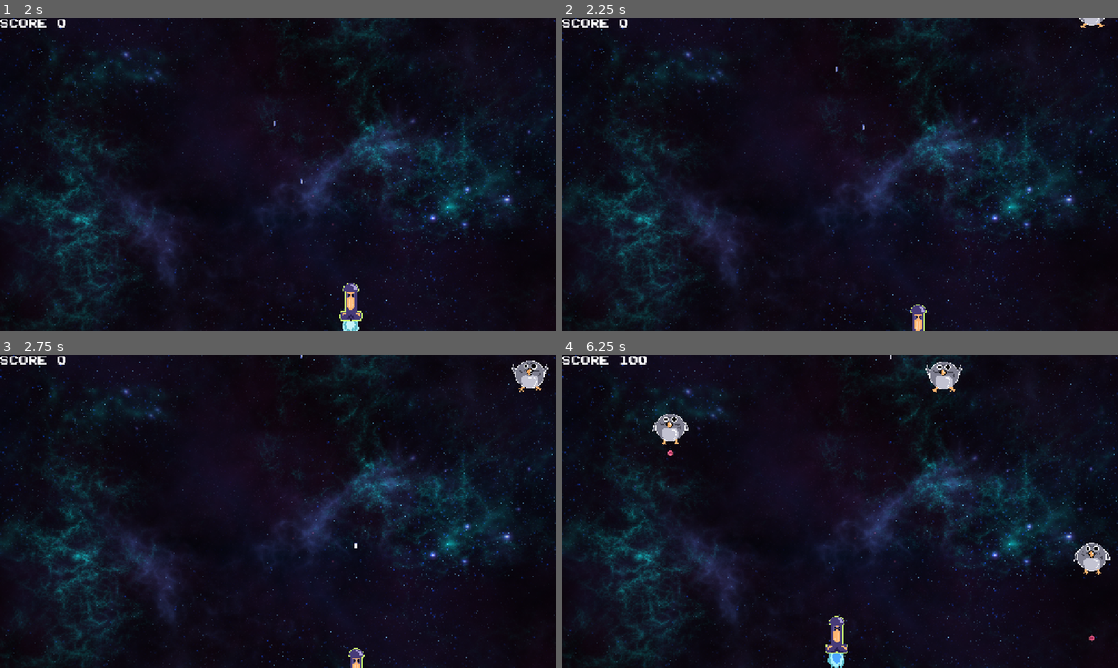
Above: before the commit, frames 1-4 (two rows, left to right).
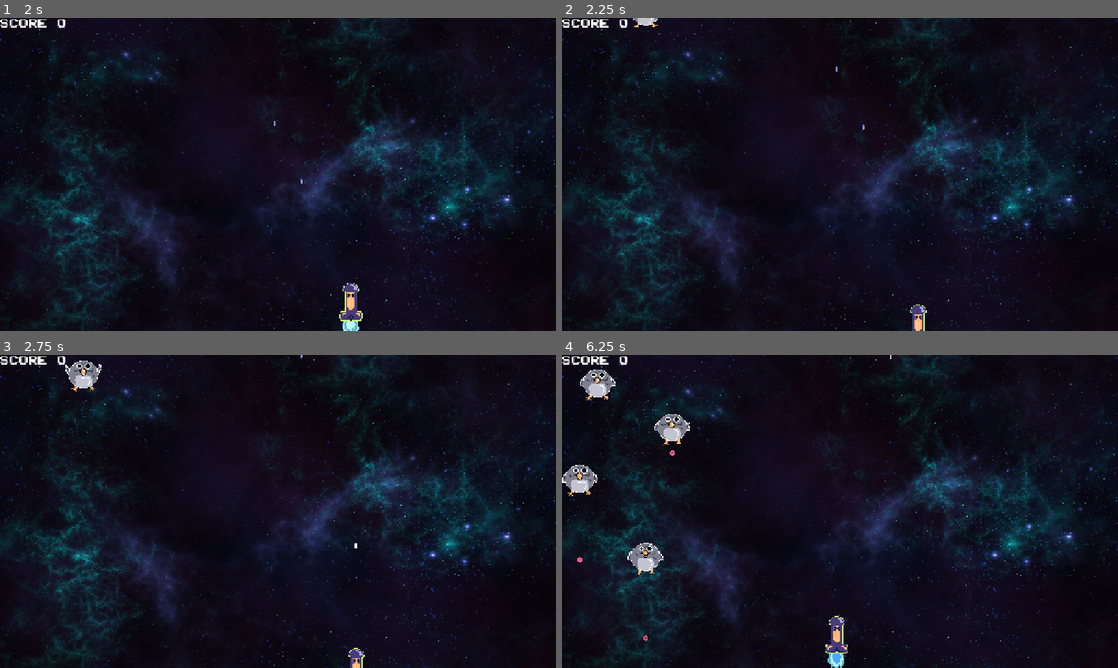
Above: after the commit, the same moments.

Repository: fabiolrodriguez/k-raio
Game: Godot game, scene res://scenes/main_menu/main_menu.tscn
Two runs of this game, one before a commit and one after it. Both use one fixed random seed, a clock stepped at 60 frames per second and the inputs below.
Inputs (mouse positions are in pixels of both pictures, inside the frame that each line leads up to):
- Up to frame 1 (2 s): click "START" at 0.5 s; tap Enter (ui_accept) at 1.25, 1.52 s; move the mouse to (400, 158) at 1.27 s; hold Right (ui_right) from 1.28 s (still down)
- Up to frame 2 (2.25 s): move the mouse to (728, 190) at 2.02 s; release Right (ui_right) at 2.03 s; hold Down (ui_down) from 2.03 s (still down)
- Up to frame 3 (2.75 s): keep holding Down (ui_down); tap Enter (ui_accept) at 2.27 s
- Up to frame 4 (6.25 s): move the mouse to (895, 442) at 2.77 s; release Down (ui_down) at 2.78 s; hold Right (ui_right) 2.78-3.53 s; move the mouse to (812, 574) at 3.52 s; hold Up (ui_up) 3.53-4.28 s; tap Enter (ui_accept) at 3.77, 4.52, 5.27 s; move the mouse to (1006, 558) at 4.27 s; hold Left (ui_left) 4.28-5.78 s; move the mouse to (673, 464) at 5.02 s; move the mouse to (867, 511) at 5.77 s; hold Down (ui_down) from 5.78 s (still down)

Frame 1 is identical in both runs. In frame 2, 0.2% of the frame differs, in the area x 12-98%, y 0-4%; in frame 3, 0.8%; in frame 4, 2.4%, in the area x 0-99%, y 0-92%.

Commit message:
finished the new enemy type

Diff:
--- /dev/null
+++ b/scenes/enemy/enemysuicide.tscn
@@ -0,0 +1,46 @@
+[gd_scene format=3 uid="uid://tljnm4iwkuto"]
+
+[ext_resource type="Script" uid="uid://bt6mtg8c1bmwg" path="res://scripts/enemysuicide.gd" id="1_k7lto"]
+[ext_resource type="Texture2D" uid="uid://cyobegxagalct" path="res://assets/textures/PomboSuicida2.png" id="2_yyjwe"]
+[ext_resource type="Texture2D" uid="uid://c2iketwcc08b3" path="res://assets/textures/PomboSuicida.png" id="3_k7lto"]
+
+[sub_resource type="SpriteFrames" id="SpriteFrames_tk4x4"]
+animations = [{
+"frames": [{
+"duration": 1.0,
+"texture": ExtResource("2_yyjwe")
+}, {
+"duration": 1.0,
+"texture": ExtResource("3_k7lto")
+}],
+"loop": true,
+"name": &"idle",
+"speed": 5.0
+}]
+
+[sub_resource type="CircleShape2D" id="CircleShape2D_a3pup"]
+radius = 39.051247
+
+[node name="enemy" type="Area2D" unique_id=581839579]
+collision_layer = 8
+collision_mask = 7
+script = ExtResource("1_k7lto")
+
+[node name="enemy" type="AnimatedSprite2D" parent="." unique_id=243097138]
+scale = Vector2(1.3, 1.3)
+sprite_frames = SubResource("SpriteFrames_tk4x4")
+animation = &"idle"
+autoplay = "idle"
+
+[node name="collider" type="CollisionShape2D" parent="." unique_id=1929448390]
+position = Vector2(0, -2)
+shape = SubResource("CircleShape2D_a3pup")
+
+[node name="shootpoint" type="Marker2D" parent="." unique_id=1698395269]
+position = Vector2(0, 38)
+
+[node name="shoottimer" type="Timer" parent="." unique_id=1803244454]
+wait_time = 2.0
+autostart = true
+
+[connection signal="body_entered" from="." to="." method="_on_body_entered"]
--- a/scenes/enemy/spawn_manager.tscn
+++ b/scenes/enemy/spawn_manager.tscn
@@ -3,11 +3,13 @@
 [ext_resource type="Script" uid="uid://c6biiwfts6oxg" path="res://scripts/spawn_manager.gd" id="1_3ht1b"]
 [ext_resource type="PackedScene" uid="uid://c2ul44mm8678v" path="res://scenes/enemy/enemy.tscn" id="2_h0gj1"]
 [ext_resource type="PackedScene" uid="uid://bhrrlrqgh3v3" path="res://scenes/enemy/enemydiag.tscn" id="2_y6h1u"]
+[ext_resource type="PackedScene" uid="uid://tljnm4iwkuto" path="res://scenes/enemy/enemysuicide.tscn" id="4_8exjm"]
 
 [node name="SpawnManager" type="Node2D" unique_id=1053329477]
 script = ExtResource("1_3ht1b")
 enemy_scene = ExtResource("2_h0gj1")
 enemy_diag = ExtResource("2_y6h1u")
+enemy_suicide_scene = ExtResource("4_8exjm")
 
 [node name="spawntimer" type="Timer" parent="." unique_id=141191074]
 wait_time = 1.5
--- a/scenes/level/level.tscn
+++ b/scenes/level/level.tscn
@@ -10,6 +10,7 @@
 [ext_resource type="PackedScene" uid="uid://c63nwudgs5mmv" path="res://scenes/enemy/spawn_manager.tscn" id="5_hnne4"]
 [ext_resource type="Texture2D" uid="uid://c14pbt7dbd3i2" path="res://assets/textures/pierceicon.png" id="5_m0bv2"]
 [ext_resource type="Texture2D" uid="uid://b67vnkjkb3fub" path="res://assets/textures/shieldicon.png" id="6_b7m21"]
+[ext_resource type="PackedScene" uid="uid://tljnm4iwkuto" path="res://scenes/enemy/enemysuicide.tscn" id="11_pe1ox"]
 
 [sub_resource type="StyleBoxEmpty" id="StyleBoxEmpty_vpf64"]
 
@@ -119,6 +120,7 @@
 [node name="PauseMenu" parent="." unique_id=264194249 instance=ExtResource("4_qkmgm")]
 
 [node name="SpawnManager" parent="." unique_id=1053329477 instance=ExtResource("5_hnne4")]
+enemy_suicide_scene = ExtResource("11_pe1ox")
 
 [node name="gameover" type="CanvasLayer" parent="." unique_id=1631986778]
 process_mode = 3
--- /dev/null
+++ b/scripts/enemysuicide.gd
@@ -0,0 +1,81 @@
+extends Area2D
+
+@export var speed: float = 260.0
+@export var hp: int = 1
+@export var destroy_sound: AudioStream
+@export var score_value: int = 200
+
+@export var upgrade_pickup_scene: PackedScene
+@export var drop_chance: float = 0.15
+@export var possible_upgrades: Array[String] = ["spread_shot", "speed_up", "fire_rate", "shield"]
+
+var move_direction: Vector2 = Vector2.ZERO
+
+func set_direction(direction: Vector2):
+	move_direction = direction.normalized()
+
+#func _process(delta):
+	#global_position += move_direction * speed * delta
+#
+	#var screen_size = get_viewport_rect().size
+	#if global_position.y > screen_size.y + 64 or global_position.x < -64 or global_position.x > screen_size.x + 64:
+		#queue_free()
+#
+#func set_direction(direction: Vector2):
+	#move_direction = direction.normalized()
+
+func _process(delta):
+	if move_direction == Vector2.ZERO:
+		return
+
+	global_position += move_direction * speed * delta
+
+	var screen_size = get_viewport_rect().size
+	if global_position.y > screen_size.y + 64 or global_position.x < -64 or global_position.x > screen_size.x + 64:
+		queue_free()
+
+func take_damage(amount: int = 1):
+	hp -= amount
+
+	if hp <= 0:
+		die(true)
+
+func try_drop_upgrade():
+	if upgrade_pickup_scene == null:
+		return
+
+	if possible_upgrades.is_empty():
+		return
+
+	if randf() > drop_chance:
+		return
+
+	var pickup = upgrade_pickup_scene.instantiate()
+	get_tree().current_scene.add_child(pickup)
+	pickup.global_position = global_position
+
+	var random_upgrade = possible_upgrades.pick_random()
+	pickup.upgrade_id = random_upgrade
+
+	if pickup.has_method("apply_visual"):
+		pickup.apply_visual()
+
+func die(give_score: bool = true):
+	AudioManager.play_explode()
+
+	if give_score:
+		var game = get_tree().current_scene
+		if game != null and game.has_method("add_score"):
+			game.add_score(score_value)
+
+		try_drop_upgrade()
+
+	queue_free()
+
+func _on_body_entered(body):
+	if body.has_method("die"):
+		body.die()
+		die(false)
+
+#func _ready():
+	#set_direction(Vector2(0.6, 1))
--- a/scripts/spawn_manager.gd
+++ b/scripts/spawn_manager.gd
@@ -2,12 +2,14 @@
 
 @export var enemy_scene: PackedScene
 @export var enemy_diag: PackedScene
+@export var enemy_suicide_scene: PackedScene
 @export var spawn_interval: float = 1.5
 @export var spawn_margin: int = 24
 
 @onready var spawn_timer = $spawntimer
 @onready var difficulty_timer = $difficultytimer
 var diagonal_unlocked := false
+var suicide_unlocked := false
 
 var screen_size: Vector2
 
@@ -19,25 +21,95 @@
 	difficulty_timer.timeout.connect(_on_difficulty_timer_timeout)
 
 func spawn_enemy():
-	if enemy_scene == null:
+	var scene_to_spawn = get_enemy_scene_for_spawn()
+
+	if scene_to_spawn == null:
 		return
 
-	var enemy = get_enemy_scene_for_spawn().instantiate()
+	var enemy = scene_to_spawn.instantiate()
+
+	if enemy_suicide_scene != null and scene_to_spawn == enemy_suicide_scene:
+		setup_suicide_enemy(enemy)
+	else:
+		enemy.global_position = get_random_spawn_position()
+
 	get_tree().current_scene.add_child(enemy)
 
-	var random_x = randf_range(spawn_margin, screen_size.x - spawn_margin)
-	enemy.global_position = Vector2(random_x, -32)
+func get_enemy_scene_for_spawn() -> PackedScene:
+	var roll = randf()
 
-func get_enemy_scene_for_spawn() -> PackedScene:
+	if suicide_unlocked and enemy_suicide_scene != null:
+		if roll < 0.25:
+			return enemy_suicide_scene
+
 	if diagonal_unlocked and enemy_diag != null:
-		if randf() < 0.35:
+		if roll < 0.45:
 			return enemy_diag
 
 	return enemy_scene
 
+func setup_suicide_enemy(enemy):
+	var from_left = randf() < 0.5
+	var y_pos = randf_range(10, 180)
+
+	if from_left:
+		enemy.global_position = Vector2(-32, y_pos)
+
+		if enemy.has_method("set_direction"):
+			enemy.set_direction(Vector2(0.8, 1))
+	else:
+		enemy.global_position = Vector2(screen_size.x + 32, y_pos)
+
+		if enemy.has_method("set_direction"):
+			enemy.set_direction(Vector2(-0.8, 1))
+
+func spawn_suicide_enemy(enemy):
+	var from_left = randf() < 0.5
+	var y_pos = randf_range(40, 180)
+
+	print("Spawning suicide enemy. from_left:", from_left, " y:", y_pos)
+
+	if from_left:
+		enemy.global_position = Vector2(-32, y_pos)
+		print("Position set to:", enemy.global_position)
+
+		if enemy.has_method("set_direction"):
+			enemy.set_direction(Vector2(0.8, 1))
+		else:
+			print("EnemySuicide does NOT have set_direction")
+	else:
+		enemy.global_position = Vector2(screen_size.x + 32, y_pos)
+		print("Position set to:", enemy.global_position)
+
+		if enemy.has_method("set_direction"):
+			enemy.set_direction(Vector2(-0.8, 1))
+		else:
+			print("EnemySuicide does NOT have set_direction")
+
 func _on_spawn_timer_timeout():
 	spawn_enemy()
 
+#func _on_difficulty_timer_timeout():
+	#diagonal_unlocked = true
+	#spawn_timer.wait_time = 1.0
+
+var difficulty_stage := 0
+
 func _on_difficulty_timer_timeout():
-	diagonal_unlocked = true
-	spawn_timer.wait_time = 1.0
+	difficulty_stage += 1
+
+	if difficulty_stage == 1:
+		diagonal_unlocked = true
+		spawn_timer.wait_time = 1.0
+
+		difficulty_timer.wait_time = 1.0
+		difficulty_timer.start()
+
+	elif difficulty_stage == 2:
+		suicide_unlocked = true
+		print("entrou no if suicida")
+		spawn_timer.wait_time = 0.85
+
+func get_random_spawn_position() -> Vector2:
+	var random_x = randf_range(spawn_margin, screen_size.x - spawn_margin)
+	return Vector2(random_x, -32)
Binary file added: assets/textures/PomboSuicida.png
Not shown, added: assets/textures/PomboSuicida.png.import
Binary file added: assets/textures/PomboSuicida2.png
Not shown, added: assets/textures/PomboSuicida2.png.import
Not shown, added: scripts/enemysuicide.gd.uid
